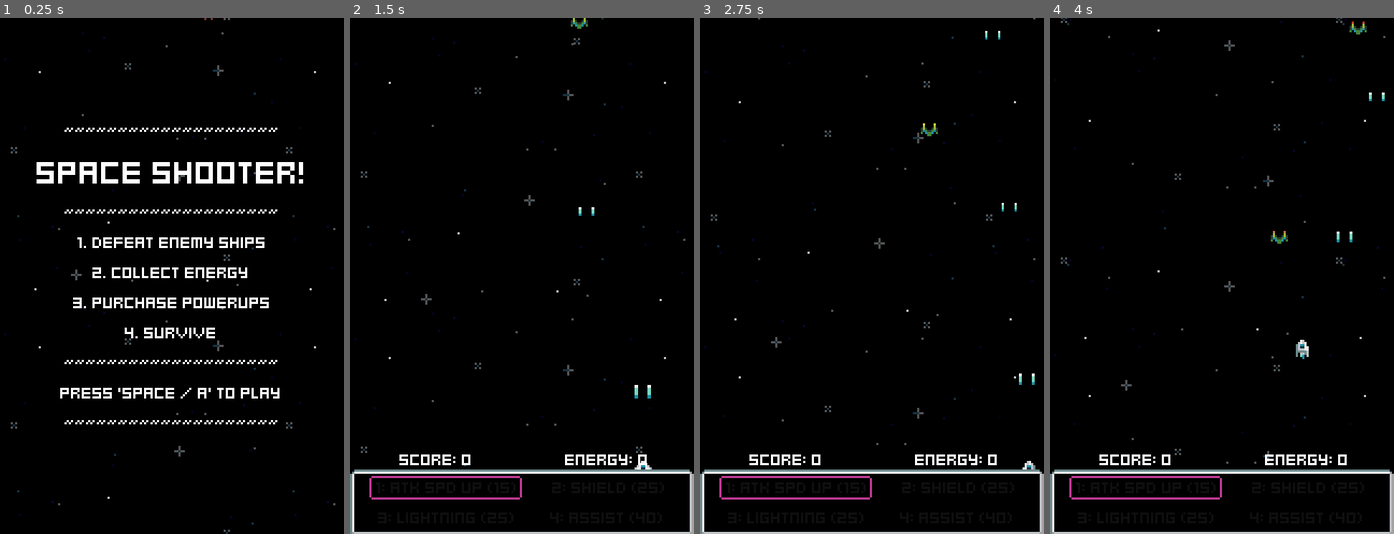
Above: before the commit, frames 1-4 (left to right).
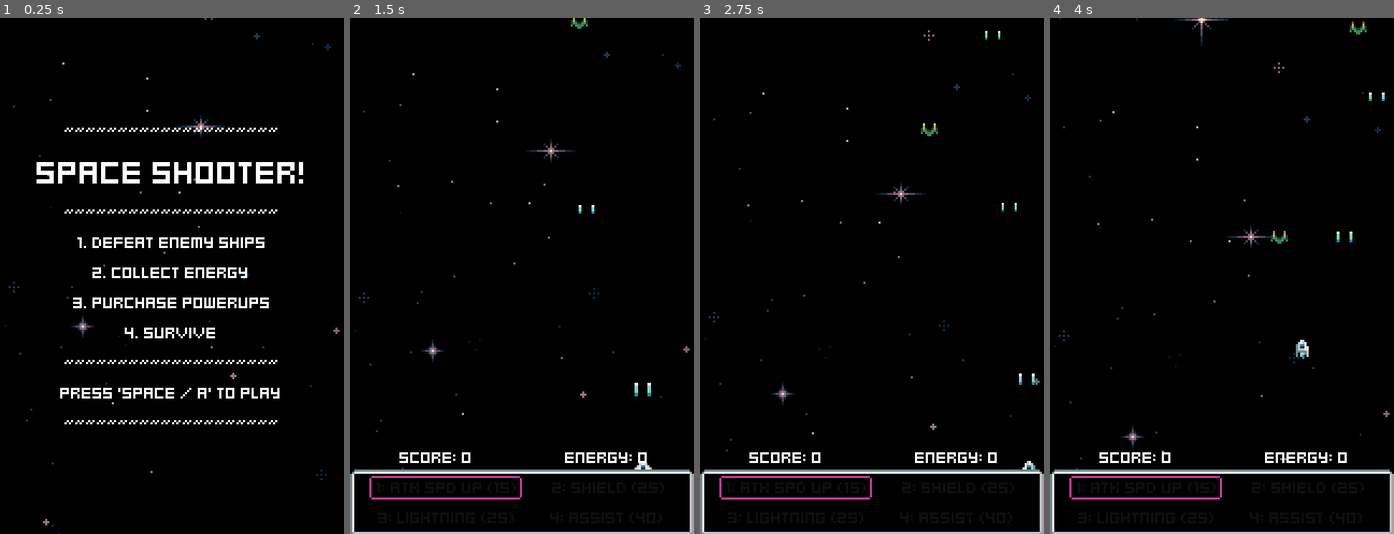
Above: after the commit, the same moments.

Repository: jacristi/godot-space-shooter
Game: Godot game, scene res://ui/menu.tscn
Same seed, same stepped clock (60 frames per second), same inputs: the game is played once before the commit and once after it.
Inputs:
- Up to frame 1 (0.25 s): no input
- Up to frame 2 (1.5 s): tap Space (fire) at 0.5, 0.6, 1.35 s; hold D (move_right) 0.53-1.28 s; hold S (move_down) from 1.28 s (still down)
- Up to frame 3 (2.75 s): release S (move_down) at 2.03 s; hold D (move_right) from 2.03 s (still down); tap Space (fire) at 2.1 s
- Up to frame 4 (4 s): release D (move_right) at 2.78 s; hold W (move_up) 2.78-3.53 s; tap Space (fire) at 2.85, 3.6 s; hold A (move_left) from 3.53 s (still down)

The runs differ from the first frame. In frame 1, 0.8% of the frame differs, in the area x 1-99%, y 0-100%; in frame 2, 1.3%; in frame 3, 1.2%; in frame 4, 1.4%, in the area x 1-99%, y 0-88%.

Commit message:
feat: updated space/stars background

Diff:
--- a/effects/space_background.gd
+++ b/effects/space_background.gd
@@ -2,10 +2,12 @@
 
 @onready var space_layer: ParallaxLayer      = $SpaceLayer
 @onready var far_stars_layer: ParallaxLayer  = $FarStarsLayer
+@onready var middle_stars_layer: ParallaxLayer = $MiddleStarsLayer
 @onready var near_stars_layer: ParallaxLayer = $NearStarsLayer
 
 
 func _process(delta: float) -> void:
     near_stars_layer.motion_offset.y += 16 * delta
+    middle_stars_layer.motion_offset.y += 12 * delta
     far_stars_layer.motion_offset.y += 7 * delta
     space_layer.motion_offset.y += 3 * delta
--- a/effects/space_background.tscn
+++ b/effects/space_background.tscn
@@ -1,15 +1,16 @@
-[gd_scene load_steps=5 format=3 uid="uid://dtkt6ce0d5p2g"]
+[gd_scene load_steps=6 format=3 uid="uid://dtkt6ce0d5p2g"]
 
 [ext_resource type="Script" path="res://effects/space_background.gd" id="1_3t6qt"]
 [ext_resource type="Texture2D" uid="uid://c8kb48nqbudf" path="res://assets/space.png" id="1_c6e1s"]
 [ext_resource type="Texture2D" uid="uid://bcaopryghcbmu" path="res://assets/far_stars.png" id="2_ler7n"]
 [ext_resource type="Texture2D" uid="uid://t742v5ksqt6e" path="res://assets/close_stars.png" id="3_o6a1h"]
+[ext_resource type="Texture2D" uid="uid://fheq8nu5ulbl" path="res://assets/middle_stars.png" id="4_mlvw7"]
 
 [node name="SpaceBackground" type="ParallaxBackground"]
 script = ExtResource("1_3t6qt")
 
 [node name="SpaceLayer" type="ParallaxLayer" parent="."]
-motion_mirroring = Vector2(0, 240)
+motion_mirroring = Vector2(0, 512)
 
 [node name="Space" type="TextureRect" parent="SpaceLayer"]
 offset_right = 160.0
@@ -18,7 +19,7 @@
 stretch_mode = 1
 
 [node name="FarStarsLayer" type="ParallaxLayer" parent="."]
-motion_mirroring = Vector2(0, 240)
+motion_mirroring = Vector2(0, 512)
 
 [node name="FarStars" type="TextureRect" parent="FarStarsLayer"]
 offset_right = 160.0
@@ -26,11 +27,24 @@
 texture = ExtResource("2_ler7n")
 stretch_mode = 1
 
+[node name="MiddleStarsLayer" type="ParallaxLayer" parent="."]
+motion_mirroring = Vector2(0, 512)
+
+[node name="NearStars" type="TextureRect" parent="MiddleStarsLayer"]
+offset_left = 1.0
+offset_top = -1.0
+offset_right = 257.0
+offset_bottom = 511.0
+texture = ExtResource("4_mlvw7")
+stretch_mode = 1
+
 [node name="NearStarsLayer" type="ParallaxLayer" parent="."]
-motion_mirroring = Vector2(0, 240)
+motion_mirroring = Vector2(0, 512)
 
 [node name="NearStars" type="TextureRect" parent="NearStarsLayer"]
-offset_right = 160.0
-offset_bottom = 240.0
+offset_left = 1.0
+offset_top = -1.0
+offset_right = 257.0
+offset_bottom = 511.0
 texture = ExtResource("3_o6a1h")
 stretch_mode = 1
--- a/project.godot
+++ b/project.godot
@@ -30,8 +30,8 @@
 
 window/size/viewport_width=160
 window/size/viewport_height=240
-window/size/window_width_override=1280
-window/size/window_height_override=1920
+window/size/window_width_override=640
+window/size/window_height_override=960
 window/stretch/mode="canvas_items"
 
 [gui]
--- a/scenes/game.tscn
+++ b/scenes/game.tscn
@@ -9,6 +9,7 @@
 [ext_resource type="PackedScene" uid="uid://c5rmsumihclp3" path="res://ui/powerup_canvas.tscn" id="10_uim6s"]
 
 [node name="Game" type="Node2D"]
+position = Vector2(0, -1)
 script = ExtResource("1_1juuu")
 
 [node name="PlayerShip" parent="." groups=["player"] instance=ExtResource("1_pygth")]
Binary file changed: assets/close_stars.png
Binary file changed: assets/far_stars.png
Binary file added: assets/middle_stars.png
Not shown, added: assets/middle_stars.png.import
Binary file changed: assets/space.png
